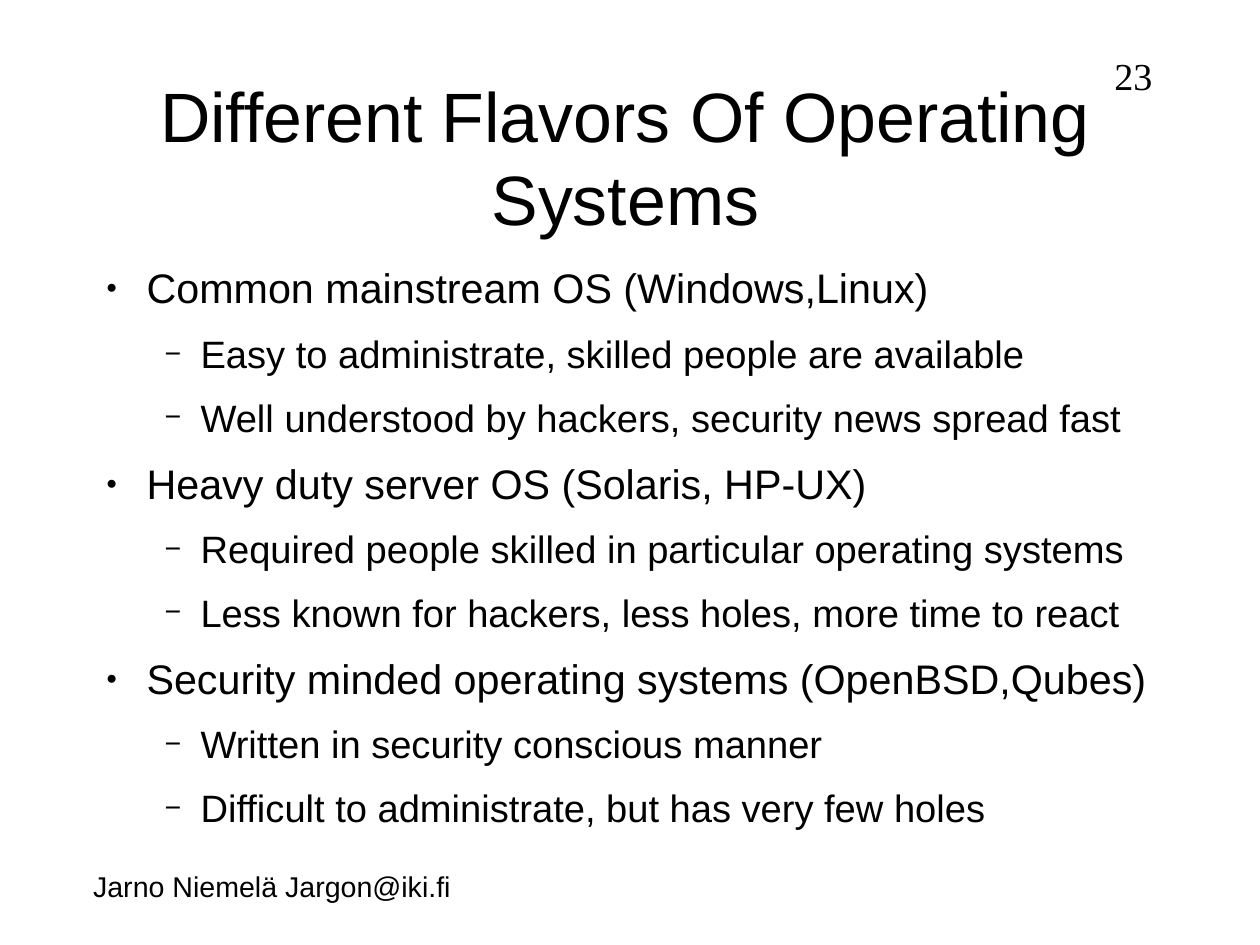
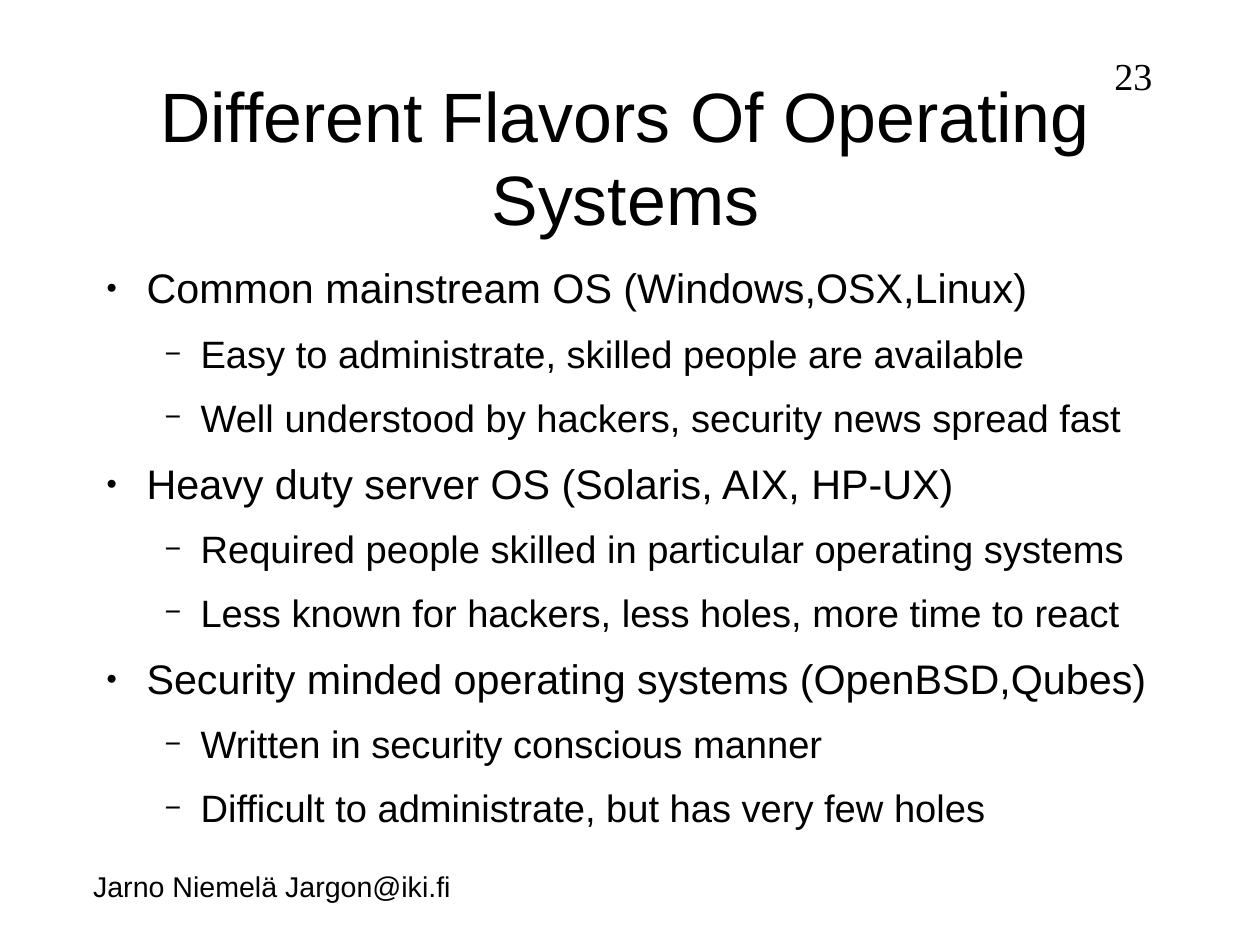
Before and after one commit to jarno-niemela/corporate_cyber_defence, a slide deck: slide 23 of Host security/Host security.odp. Drawn at 1260x945 pixels with LibreOffice and Linux fonts; fonts in the diff are those of the drawing; background and template pictures are left out. Boxes give left, top, right and bottom in pixels: in the first picture for what was removed or moved away, otherwise in the second. Text is boxed around its words. In the diff, an @@ line names an element or a change of style, - is before the commit and + after.

```diff
--- a/Host security/Host security.odp
+++ b/Host security/Host security.odp
@@ text at (147, 273, 1027, 312): text changed @@
-● Common mainstream OS (Windows,Linux)
+● Common mainstream OS (Windows,OSX,Linux)
@@ text at (147, 469, 953, 507): text changed @@
-● Heavy duty server OS (Solaris, HP-UX)
+● Heavy duty server OS (Solaris, AIX, HP-UX)
```
Also in this commit, not shown: 13 other slides changed, 8 slides added, 4 slides removed.
